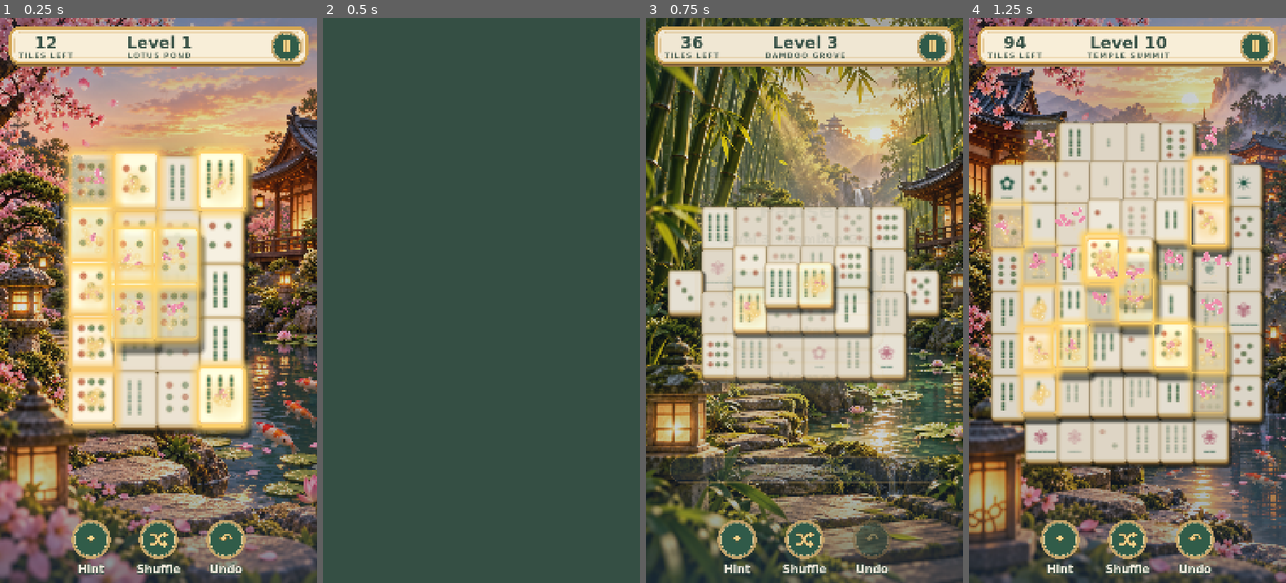
Above: before the commit, frames 1-4 (left to right).
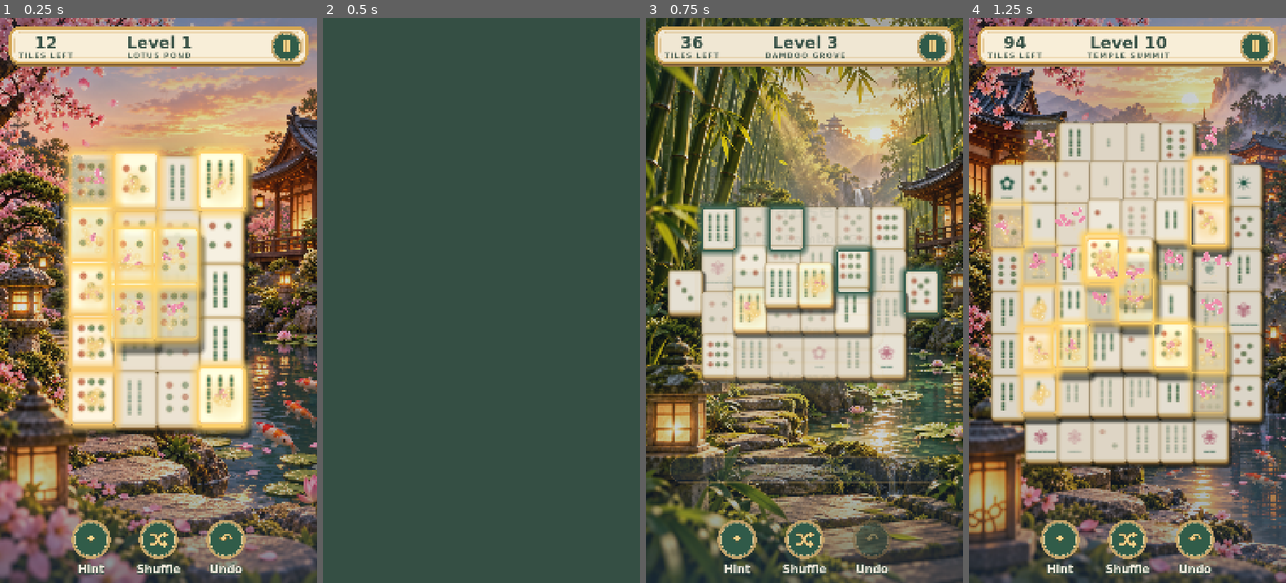
Above: after the commit, the same moments.

Repository: salmanabdallah89/zen-mahjong-journey
Game: Godot game, scene res://tests/integration/playthrough_test.tscn
Same seed, same stepped clock (60 frames per second), same inputs: the game is played once before the commit and once after it. This scene is started directly instead of the project's main scene.
Inputs (mouse positions are in pixels of both pictures, inside the frame that each line leads up to):
- Up to frame 1 (0.25 s): no input
- Up to frame 2 (0.5 s): no input
- Up to frame 3 (0.75 s): move the mouse to (874, 272) at 0.52 s; click (874, 272) at 0.67 s
- Up to frame 4 (1.25 s): no input

Frames 1-2 are identical in both runs. In frame 3, 2.0% of the frame differs, in the area x 16-94%, y 32-54%; in frame 4, nothing differs.

Commit message:
Explain blocked taps: outline blockers and show the rule
Play-testing showed a correctly blocked tile looking selectable: its
matching twin sat on its right and its left neighbour was hidden under a
raised tile. Tapping a blocked tile now shakes it, outlines every tile
blocking it (outlines draw above the board so hidden blockers show) and,
the first three times per level, says why in a short message.

Adds BoardModel.blockers() with unit tests for side, covered and
hidden-under-raised-tile cases, and an integration check.

Co-Authored-By: Claude Opus 5.5 <noreply@anthropic.com>

Diff:
--- a/scripts/components/tile_view.gd
+++ b/scripts/components/tile_view.gd
@@ -12,6 +12,8 @@
 const IVORY := Color(0.9647059, 0.93333334, 0.8745098)
 const GOLD := Color(0.93, 0.76, 0.42)
 const SAKURA := Color(0.92, 0.42, 0.56)
+## Outline for tiles that block the one the player just tapped.
+const BLOCKER := Color(0.2, 0.36, 0.3)
 ## Strength of the ivory wash over blocked tiles' faces.
 const BLOCKED_VEIL_ALPHA := 0.5
 ## Brightness of a blocked tile's whole body, edge included.
@@ -117,6 +119,23 @@
 	var tween := create_tween()
 	for offset in [8.0, -8.0, 5.0, 0.0]:
 		tween.tween_property(_face, "position:x", offset, 0.05)
+
+
+## Briefly outlines this tile as the reason another tile is blocked. The
+## outline draws above every tile, so a blocker hidden under a raised tile
+## still shows.
+func play_blocker_flash() -> void:
+	if _highlight != Highlight.NONE:
+		return
+	if _pulse:
+		_pulse.kill()
+	_glow.add_theme_stylebox_override("panel", _glow_style(BLOCKER))
+	_glow.visible = true
+	_glow.modulate.a = 1.0
+	_pulse = create_tween()
+	_pulse.tween_interval(0.5)
+	_pulse.tween_property(_glow, "modulate:a", 0.0, 0.5).set_trans(Tween.TRANS_SINE)
+	_pulse.tween_callback(_apply_look.bind(false))
 
 
 ## Centre of the tap area in this tile's local coordinates.
--- a/scripts/core/board_model.gd
+++ b/scripts/core/board_model.gd
@@ -34,6 +34,26 @@
 
 func face_of(index: int) -> String:
 	return faces[index]
+
+
+## Tiles currently stopping `index` from being free: the tiles covering it,
+## or, if it is uncovered, the tiles on both its sides. Empty when free.
+func blockers(index: int) -> PackedInt32Array:
+	var result := PackedInt32Array()
+	if is_removed(index) or is_free(index):
+		return result
+	for j in geometry.covered_by[index]:
+		if not is_removed(j):
+			result.append(j)
+	if not result.is_empty():
+		return result
+	for j in geometry.left_neighbors[index]:
+		if not is_removed(j):
+			result.append(j)
+	for j in geometry.right_neighbors[index]:
+		if not is_removed(j):
+			result.append(j)
+	return result
 
 
 func can_remove_pair(a: int, b: int) -> bool:
--- a/scripts/screens/game_screen.gd
+++ b/scripts/screens/game_screen.gd
@@ -5,6 +5,8 @@
 
 const HINT_SEARCH_BUDGET := 20000
 const TOAST_SECONDS := 2.6
+## How many times per level a blocked tap explains the rule in words.
+const MAX_BLOCKED_EXPLANATIONS := 3
 
 enum UndoKind { MATCH, SHUFFLE }
 
@@ -21,6 +23,7 @@
 var _paused_ms := 0
 var _pause_began_ms := -1
 var _toast_tween: Tween
+var _blocked_explanations := 0
 
 @onready var _background: TextureRect = %Background
 @onready var _board: BoardView = %Board
@@ -74,6 +77,7 @@
 	_matches = 0
 	_hints_used = 0
 	_shuffles = 0
+	_blocked_explanations = 0
 	_started_ms = Time.get_ticks_msec()
 	_paused_ms = 0
 	_pause_began_ms = -1
@@ -85,7 +89,7 @@
 	if _dialog.visible or _model.is_cleared():
 		return
 	if not _model.is_free(index):
-		_board.tile(index).play_blocked_nudge()
+		_explain_blocked(index)
 		return
 	_clear_hint()
 	if _selected == index:
@@ -95,6 +99,35 @@
 		_remove_pair(_selected, index)
 		return
 	_set_selected(index)
+
+
+## Shakes a blocked tile and outlines what is blocking it, including tiles
+## hidden beneath raised ones. The first few times, a message says why.
+func _explain_blocked(index: int) -> void:
+	_board.tile(index).play_blocked_nudge()
+	var blockers := _model.blockers(index)
+	var covered := false
+	var hidden_blocker := false
+	for j in blockers:
+		_board.tile(j).play_blocker_flash()
+		covered = covered or _model.geometry.positions[j].z > _model.geometry.positions[index].z
+		hidden_blocker = hidden_blocker or _covered_now(j)
+	if _blocked_explanations >= MAX_BLOCKED_EXPLANATIONS:
+		return
+	_blocked_explanations += 1
+	if covered:
+		_show_toast("That tile is covered by a tile above it.")
+	elif hidden_blocker:
+		_show_toast("Blocked on both sides. One neighbour is hidden under a raised tile.")
+	else:
+		_show_toast("A tile can be picked when its left or right side is open.")
+
+
+func _covered_now(index: int) -> bool:
+	for j in _model.geometry.covered_by[index]:
+		if not _model.is_removed(j):
+			return true
+	return false
 
 
 func _remove_pair(a: int, b: int) -> void:
--- a/tests/integration/playthrough_test.gd
+++ b/tests/integration/playthrough_test.gd
@@ -73,6 +73,8 @@
 			break
 	await _click_tile(screen, blocked)
 	_check(int(screen.get("_selected")) == -1, "clicking a blocked tile selects nothing")
+	_check((screen.get_node("%Toast") as Control).visible, "blocked tap explains why")
+	_check(not model.blockers(blocked).is_empty(), "blocked tile reports its blockers")
 
 	# Selecting then re-clicking deselects.
 	var first := deal.solution[0]
--- a/tests/unit/test_tile_rules.gd
+++ b/tests/unit/test_tile_rules.gd
@@ -63,6 +63,36 @@
 	assert_true(model.is_free(under), "uncovered tile with an open side is free")
 
 
+func test_blockers_lists_side_neighbors() -> void:
+	var model := make_model([{"rows": ["XXX"]}], PackedStringArray(["dots_1", "dots_2", "dots_1"]))
+	var middle := tile_at(model, 2, 0, 0)
+	var blockers := model.blockers(middle)
+	blockers.sort()
+	assert_eq(blockers, PackedInt32Array([tile_at(model, 0, 0, 0), tile_at(model, 4, 0, 0)]), "both side tiles block")
+	assert_true(model.blockers(tile_at(model, 0, 0, 0)).is_empty(), "a free tile has no blockers")
+
+
+func test_blockers_includes_hidden_tile_under_raised_layer() -> void:
+	# The case from play-testing: a matching twin on the right, and on the left
+	# a bottom-layer tile hidden beneath a raised tile.
+	var model := make_model([{"rows": ["XXX"]}, {"offset": [0, 0], "rows": ["X"]}],
+		PackedStringArray(["bamboo_4", "dots_4", "dots_4", "bamboo_4"]))
+	var hidden := tile_at(model, 0, 0, 0)
+	var washed := tile_at(model, 2, 0, 0)
+	var twin := tile_at(model, 4, 0, 0)
+	assert_false(model.is_free(washed), "tile between hidden blocker and its twin is blocked")
+	assert_false(model.can_remove_pair(washed, twin), "the twins cannot be matched yet")
+	var blockers := model.blockers(washed)
+	assert_true(blockers.has(hidden) and blockers.has(twin), "blockers include the hidden tile and the twin")
+
+
+func test_blockers_prefers_covering_tiles() -> void:
+	var model := make_model([{"rows": ["XXX"]}, {"offset": [2, 0], "rows": ["X"]}],
+		PackedStringArray(["dots_1", "dots_2", "dots_1", "dots_2"]))
+	var covered := tile_at(model, 2, 0, 0)
+	assert_eq(model.blockers(covered), PackedInt32Array([tile_at(model, 2, 0, 1)]), "the covering tile is the blocker")
+
+
 func test_identical_faces_match() -> void:
 	assert_true(TileCatalog.faces_match("bamboo_3", "bamboo_3"), "identical faces match")
 	assert_false(TileCatalog.faces_match("bamboo_3", "bamboo_4"), "different ranks do not match")
--- a/tests/visual/capture_screens.gd
+++ b/tests/visual/capture_screens.gd
@@ -89,6 +89,12 @@
 		screen.call("_on_tile_pressed", matches[-1].x)
 		await _wait(0.3)
 		await _save("%s_level%02d_selected" % [shape, number])
+		# Blocked tap whose blocker hides under a raised tile, if the board has one.
+		screen.call("_set_selected", -1)
+		screen.call("_on_tile_pressed", _blocked_tile_to_show(model))
+		await _wait(0.3)
+		await _save("%s_level%02d_blocked_feedback" % [shape, number])
+		await _wait(1.2)
 		var level_def := LevelCatalog.get_level(number)
 		var first: Vector2i = BoardGenerator.generate(level_def.load_layout().build_geometry(),
 			level_def.face_pool(), level_def.deal_seed).solution[0]
@@ -116,6 +122,22 @@
 	await _frames(2)
 
 
+## A side-blocked tile, preferring one whose blocker is hidden under a raised tile.
+func _blocked_tile_to_show(model: BoardModel) -> int:
+	var fallback := -1
+	for i in model.tile_count():
+		var blockers := model.blockers(i)
+		if blockers.is_empty() or model.geometry.positions[blockers[0]].z > model.geometry.positions[i].z:
+			continue
+		if fallback < 0:
+			fallback = i
+		for j in blockers:
+			if not model.is_free(j) and not model.blockers(j).is_empty() \
+					and model.geometry.positions[model.blockers(j)[0]].z > model.geometry.positions[j].z:
+				return i
+	return fallback
+
+
 func _save(name: String) -> void:
 	await RenderingServer.frame_post_draw
 	var image := get_viewport().get_texture().get_image()
